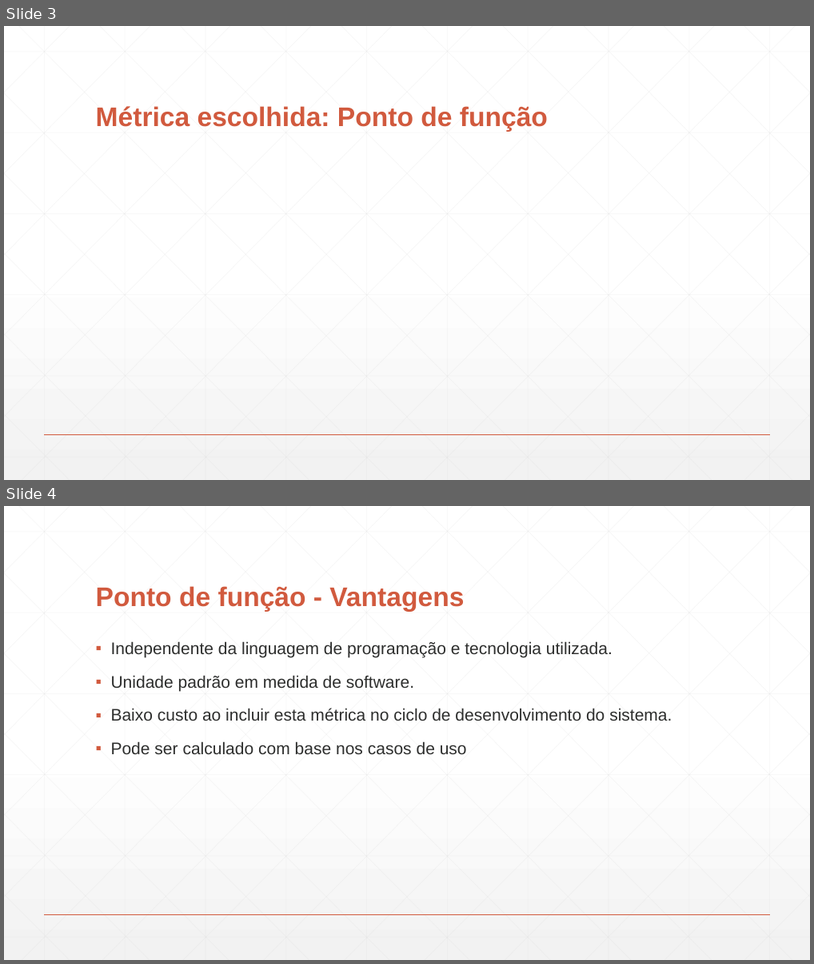
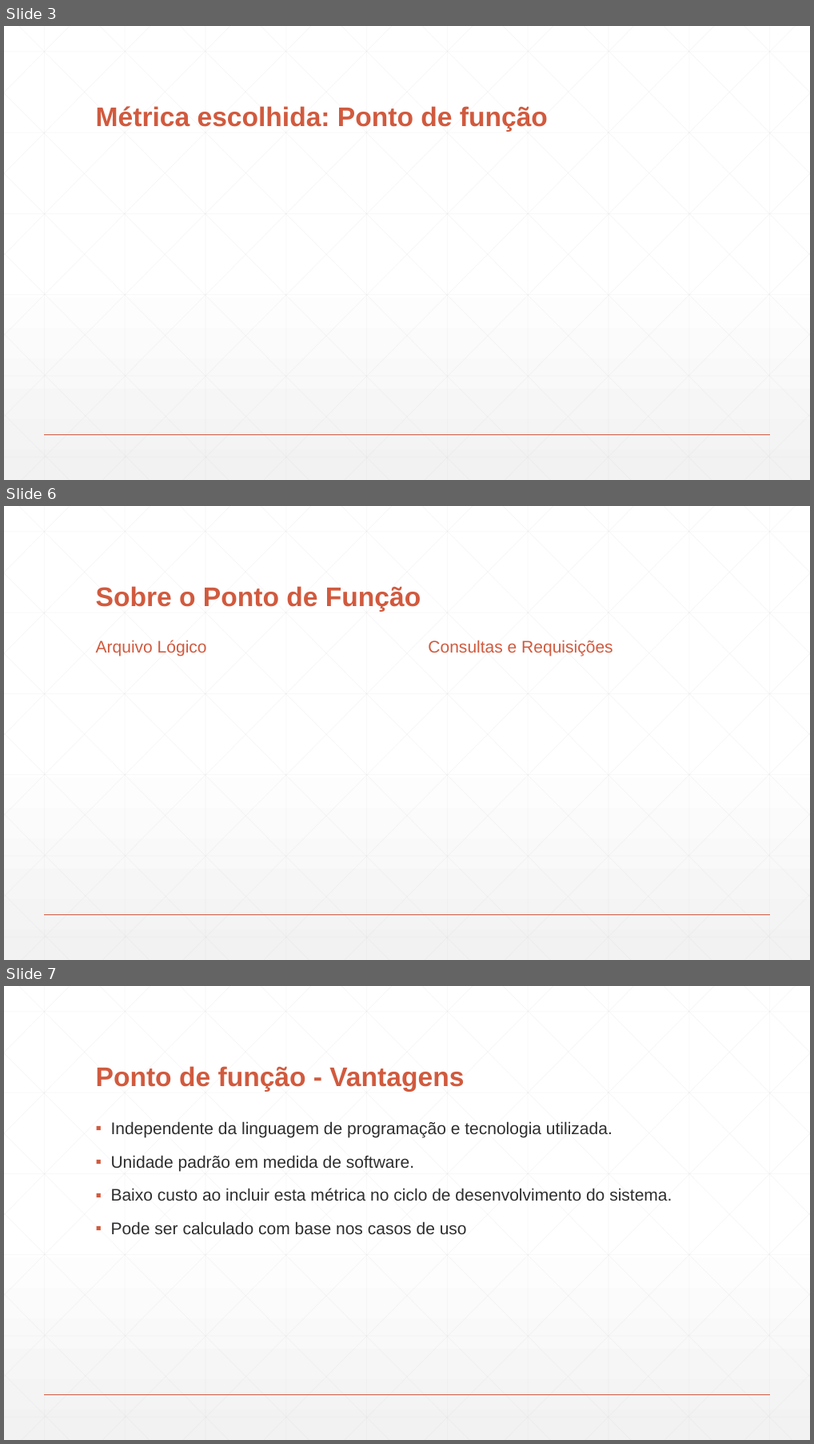
Before and after one commit to DudsNascimento/DuDente, a slide deck: Apresentação - Estimativas .pptx. Shown one above the other, each under a label of ours: slides 3 and 4 before the commit, slides 3, 6 and 7 after it; the slides between them are not shown. The pictures are 814x964 and 814x1444 pixels, drawn with LibreOffice and Linux fonts; fonts in the diff are those of the drawing. Boxes give left, top, right and bottom in pixels: in the first picture for what was removed or moved away, otherwise in the second. Text is boxed around its words. In the diff, an @@ line names an element or a change of style, - is before the commit and + after.

```diff
--- a/Apresentação - Estimativas .pptx
+++ b/Apresentação - Estimativas .pptx
@@ slide 6 added at (4, 506, 810, 960), background gradient #FFFFFF to #F2F2F2; not listed: 47 template elements that a slide beside it also shows @@
@@ title added at (96, 586, 421, 612), 32 pt, text #D15A3E, bold @@
+Sobre o Ponto de Função
@@ text added at (96, 640, 207, 656), 20 pt, text #D15A3E @@
+Arquivo Lógico
@@ text added at (428, 640, 614, 656), 20 pt, text #D15A3E @@
+Consultas e Requisições
@@ what was slide 4 is now slide 7 @@
```
Also in this commit, not shown: 1 slide changed, 2 other slides added.
